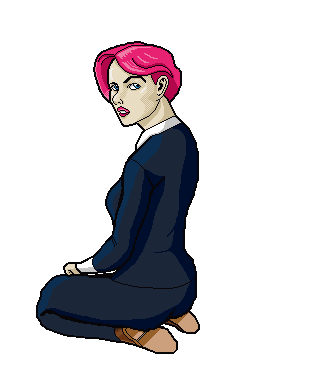
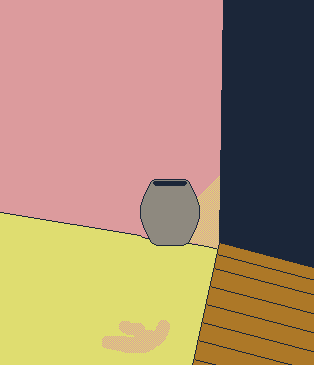
Two versions of the same layered image (314 × 365). Layer-by-layer changes:
pixels changed over [0, 0, 314, 365] (layer not identified)
